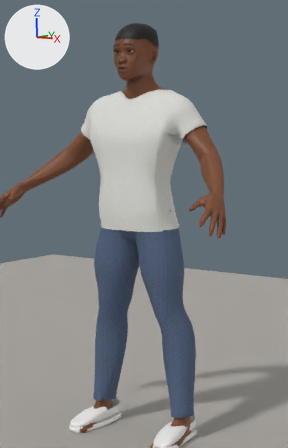
An edit to the Blender file characters/source/awd_male_prototype.blend, drawn before and after from the same camera.
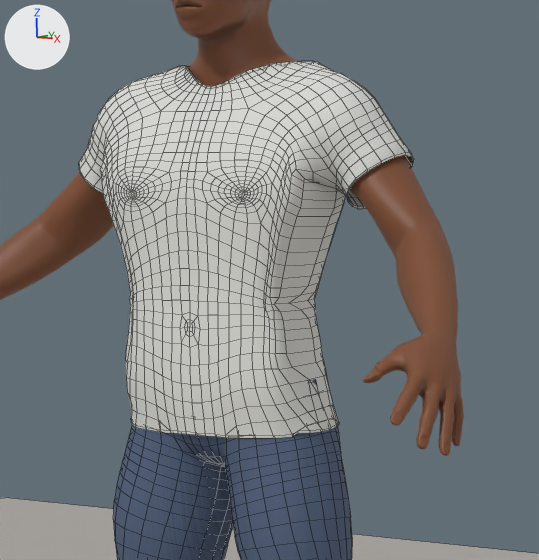
Each version appears first from the file's camera 'AWD_Camera', and next in a close-up on the part from 18% to 88% of the width and 15% to 62% of the height. Arrows for +X, +Y and +Z are at upper left; the lights stay in place. The first two pictures are the older version. The close-ups show mesh edges as thin lines.

In view in the first close-up: 'AWD_Body_male', 'AWD_Bottom_jeans', 'AWD_Floor', 'AWD_Top_tee'.
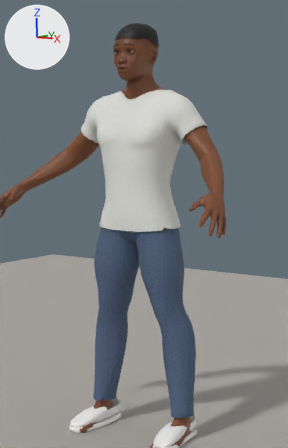
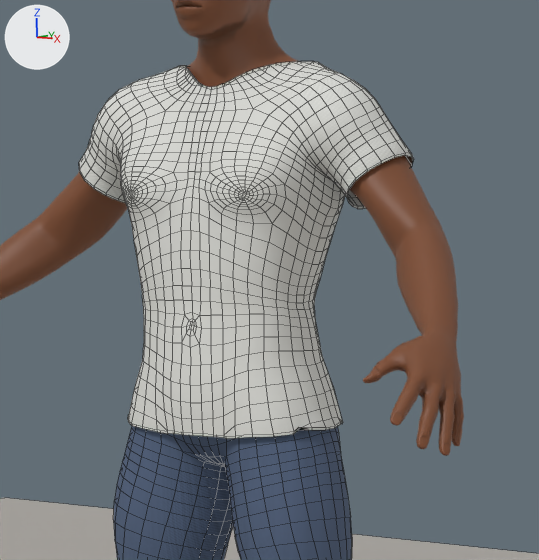
Where the change shows, as pixel boxes [x1, y1, x2, y2] in the close-ups (539 x 560 px; the box of a moved part takes in the faces that stretch with it):
'AWD_Top_tee', reshaped
    before: [79, 61, 414, 438]
    after: [79, 61, 414, 439]
part 1 of me_awd_top_tee_001, moved or reshaped
    before: [91, 61, 365, 438]
    after: [91, 61, 365, 439]
part 2 of me_awd_top_tee_001, surface changed
    both: [106, 65, 341, 428]

Edits to the bpy script that builds the scene:
```text
Change me_awd_top_tee_001:
    used by ob_awd_top_tee; location = (0.0, 0.0, 0.0)
    remove me_awd_top_tee_001.from_pydata(...)  # 1957 vertices, 1888 faces; spans x -0.311..0.311, y -0.163..0.11, z 0.896..1.489
    add me_awd_top_tee_001.from_pydata(...)  # 1957 vertices, 1888 faces; spans x -0.311..0.311, y -0.166..0.117, z 0.896..1.489
    me_awd_top_tee_001 part 1: 880 vertices moved from x -0.23..0.23, y -0.162..0.11, z 0.898..1.484 to x -0.23..0.23, y -0.159..0.117, z 0.896..1.483; 354 vertices removed from x -0.178..0.178, y -0.163..-0.043, z 0.896..1.446; 354 vertices added at x -0.184..0.184, y -0.166..-0.043, z 0.896..1.445
    me_awd_top_tee_001 part 2: 626 kept faces spanning x -0.22..0.22, y -0.158..0.117, z 0.896..1.483 get new texture (UV) coordinates
```
